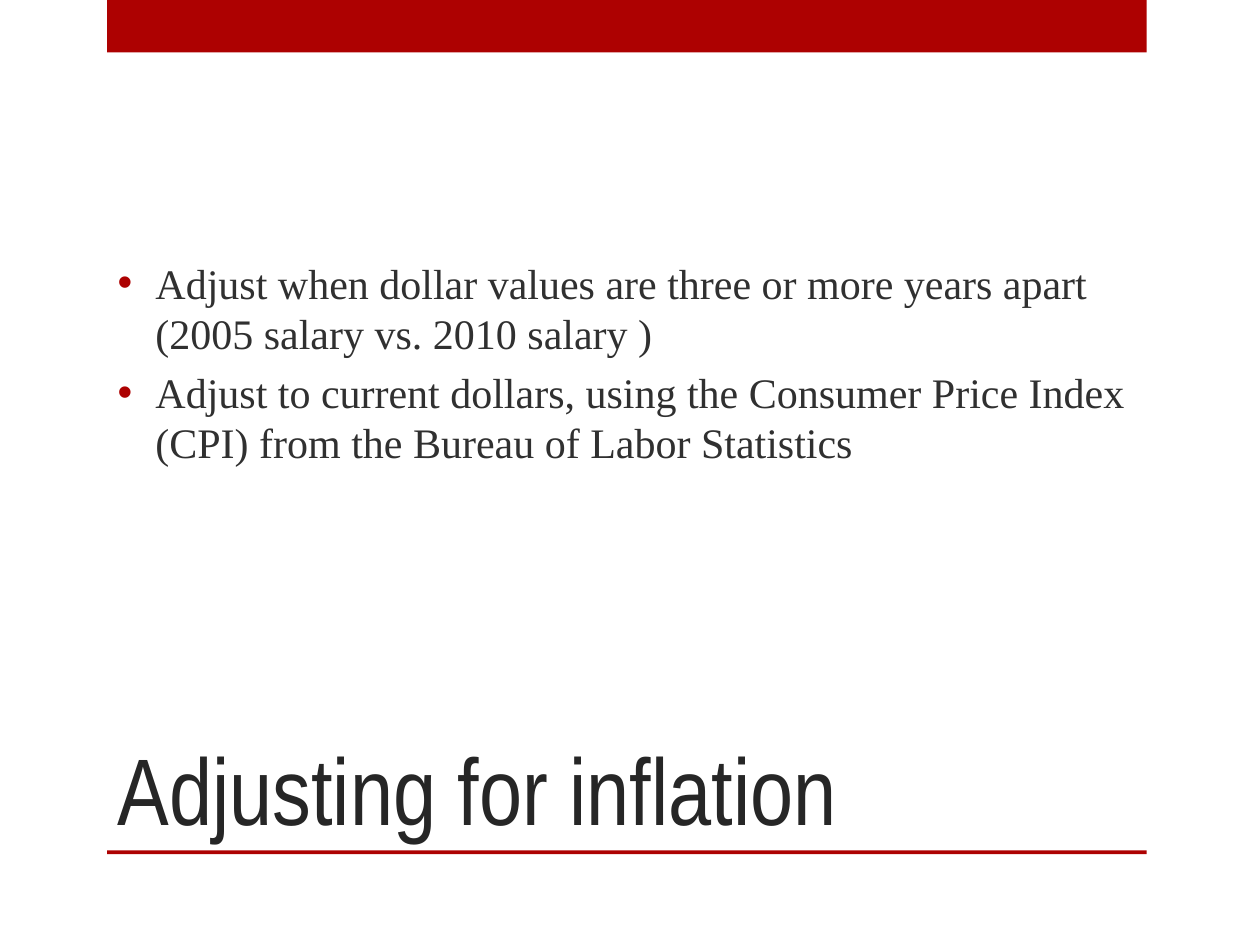
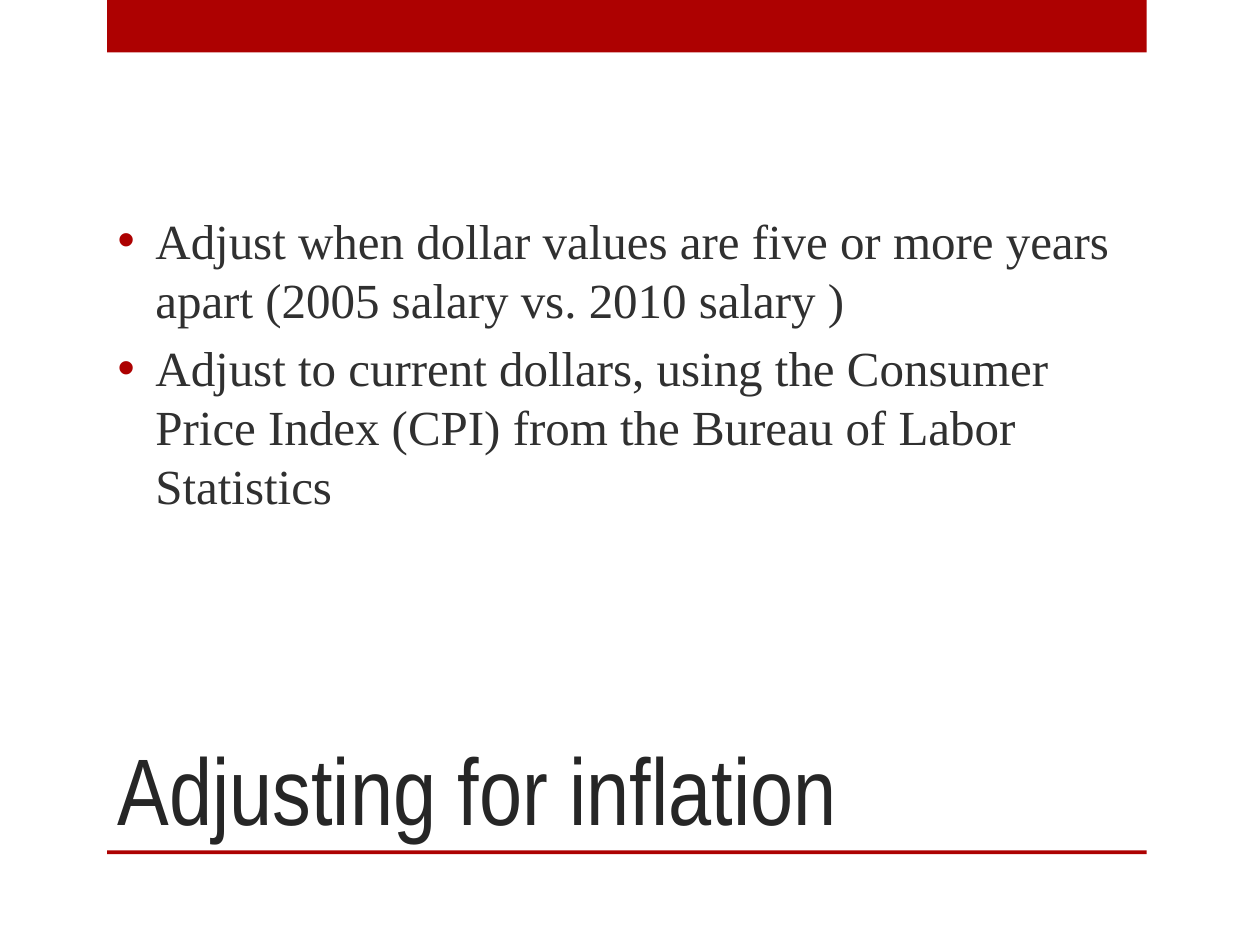
Before and after one commit to mjwebster/DataJ, a slide deck: slide 22 of Other/NumeracyStrib2015.pptx. Drawn at 1260x945 pixels with LibreOffice and Linux fonts; fonts in the diff are those of the drawing; background and template pictures are left out. Boxes give left, top, right and bottom in pixels: in the first picture for what was removed or moved away, otherwise in the second. Text is boxed around its words. In the diff, an @@ line names an element or a change of style, - is before the commit and + after.

```diff
--- a/Other/NumeracyStrib2015.pptx
+++ b/Other/NumeracyStrib2015.pptx
@@ text at <box>155,224,1109,327</box>: text changed; size 24 to 28 pt @@
-• Adjust when dollar values are three or more years apart (2005 salary vs. 2010 salary )
+• Adjust when dollar values are five or more years apart (2005 salary vs. 2010 salary )
@@ text at <box>155,352,1048,505</box>: size 24 to 28 pt in "Adjust to current dollars, using the Consumer ..." @@
```
Also in this commit, not shown: 37 other slides changed, 14 slides added, 8 slides removed, 6 other files.
